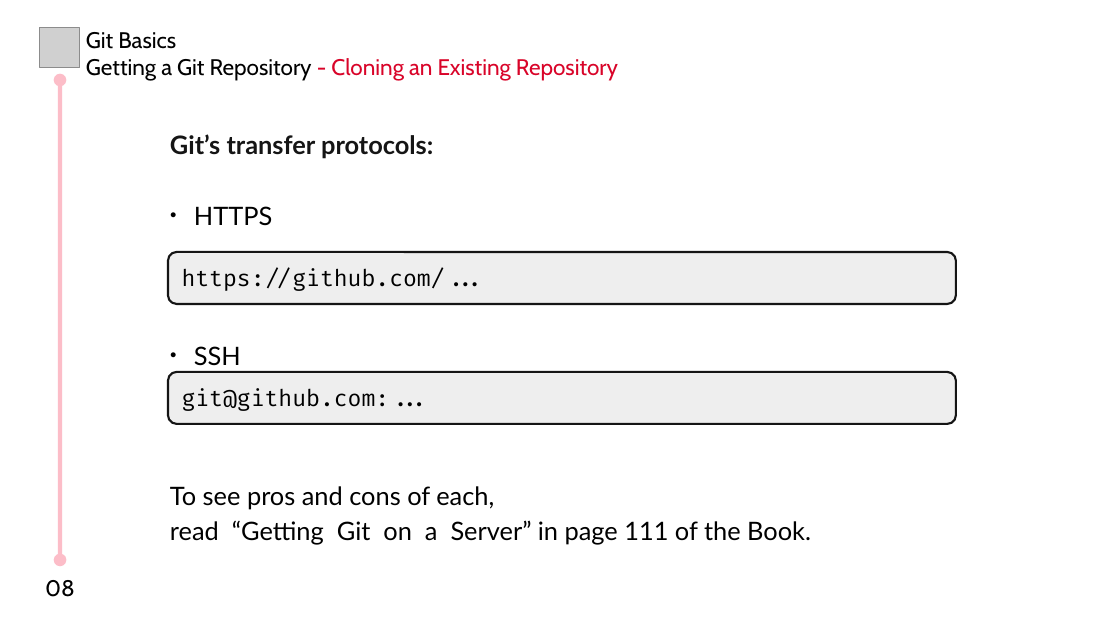
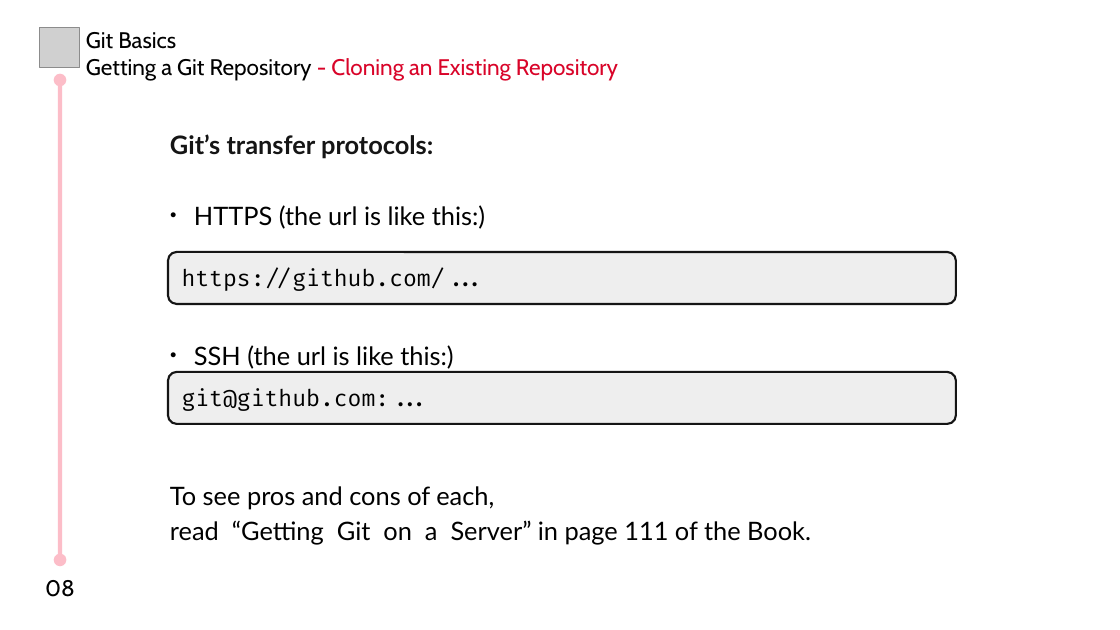
Before and after one commit to MHBahrampour/git-presentation-files, a slide deck: slide 8 of Chapter 2/Chapter 2.odp. Drawn at 1120x630 pixels with LibreOffice and Linux fonts; fonts in the diff are those of the drawing; grey boxes stand for pictures. Boxes give left, top, right and bottom in pixels: in the first picture for what was removed or moved away, otherwise in the second. Text is boxed around its words. In the diff, an @@ line names an element or a change of style, - is before the commit and + after.

```diff
--- a/Chapter 2/Chapter 2.odp
+++ b/Chapter 2/Chapter 2.odp
@@ text at [194, 205, 485, 369]: text changed @@
-● HTTPS
-● SSH
+● HTTPS (the url is like this:)
+● SSH (the url is like this:)
```
Also in this commit, not shown: 1 other slide changed, 11 slides added.
